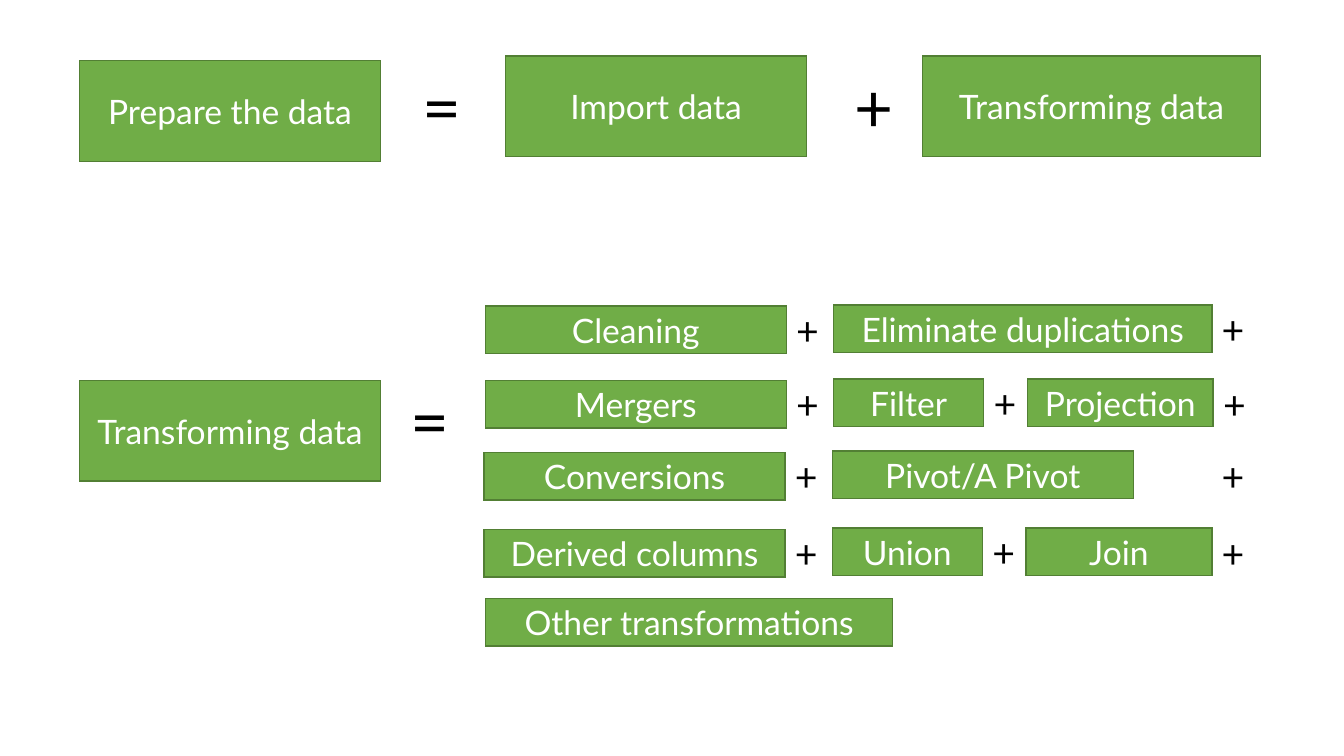
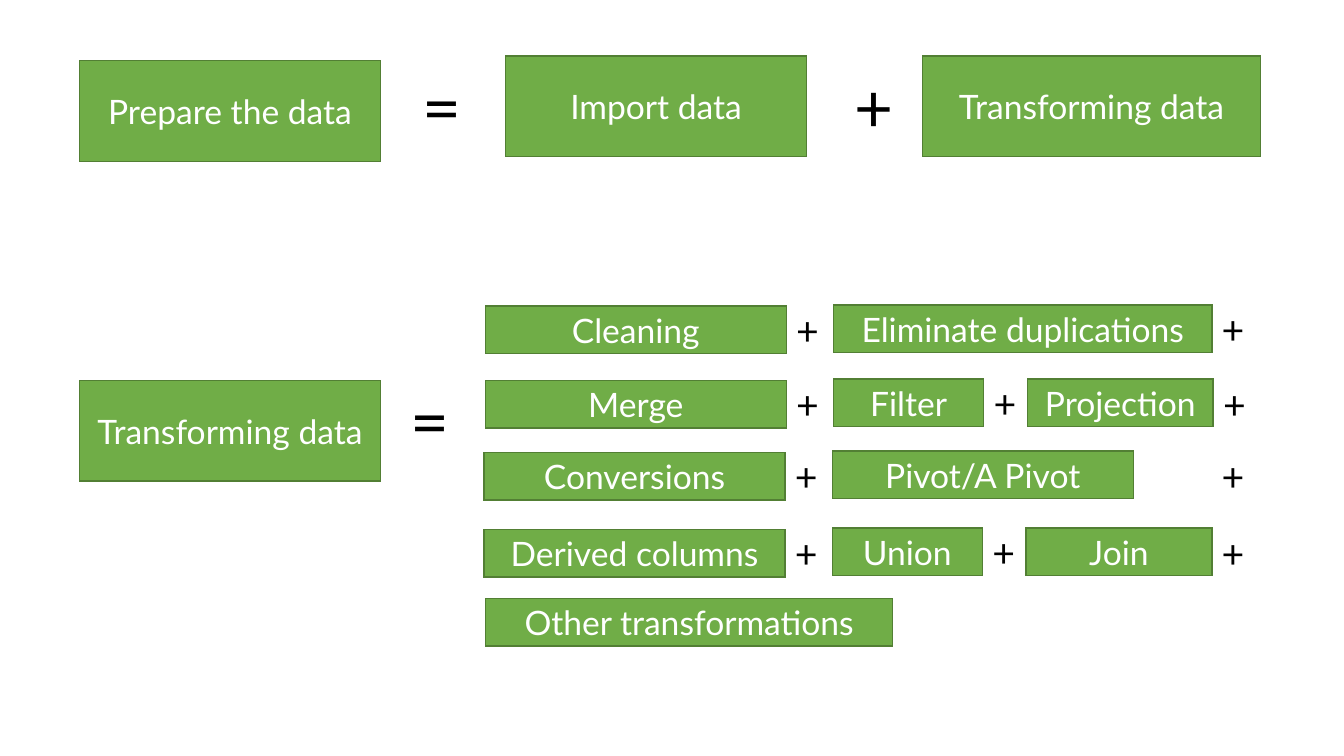
Before and after one commit to bejaouibechir/PowerBI, a slide deck: slide 3 of English/1.Importation techniques/0. Importing Data Intro.pptx. Drawn at 1344x756 pixels with LibreOffice and Linux fonts; fonts in the diff are those of the drawing. Boxes give left, top, right and bottom in pixels: in the first picture for what was removed or moved away, otherwise in the second. Text is boxed around its words. In the diff, an @@ line names an element or a change of style, - is before the commit and + after.

Commit message:
MAJ

```diff
--- a/English/1.Importation techniques/0. Importing Data Intro.pptx
+++ b/English/1.Importation techniques/0. Importing Data Intro.pptx
@@ text in rectangle at (588, 393, 683, 423): text changed @@
-Mergers
+Merge
```
